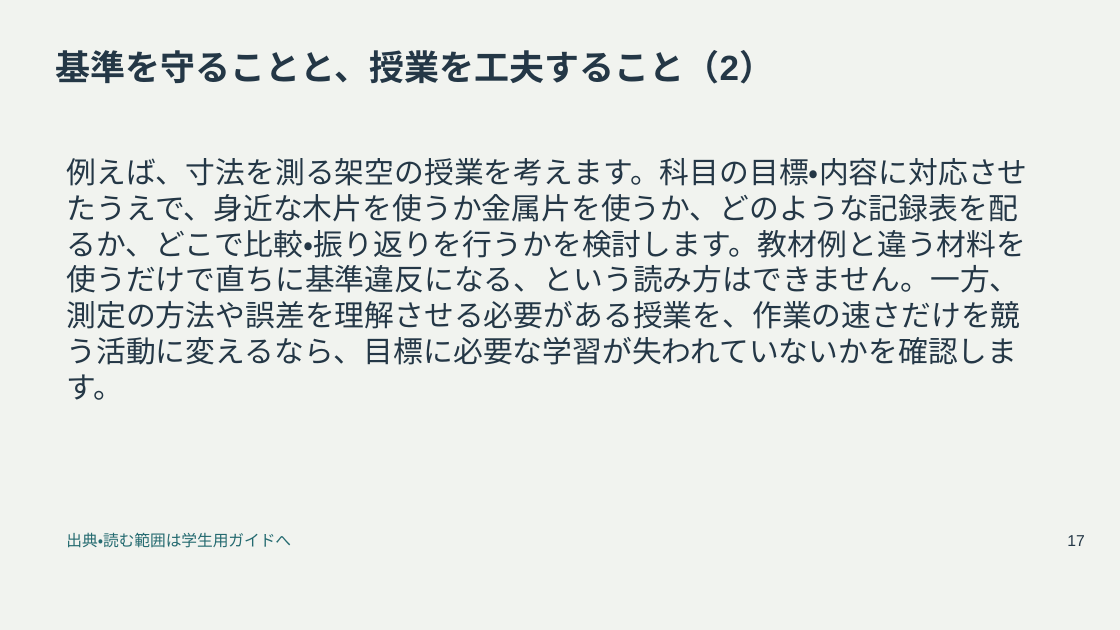
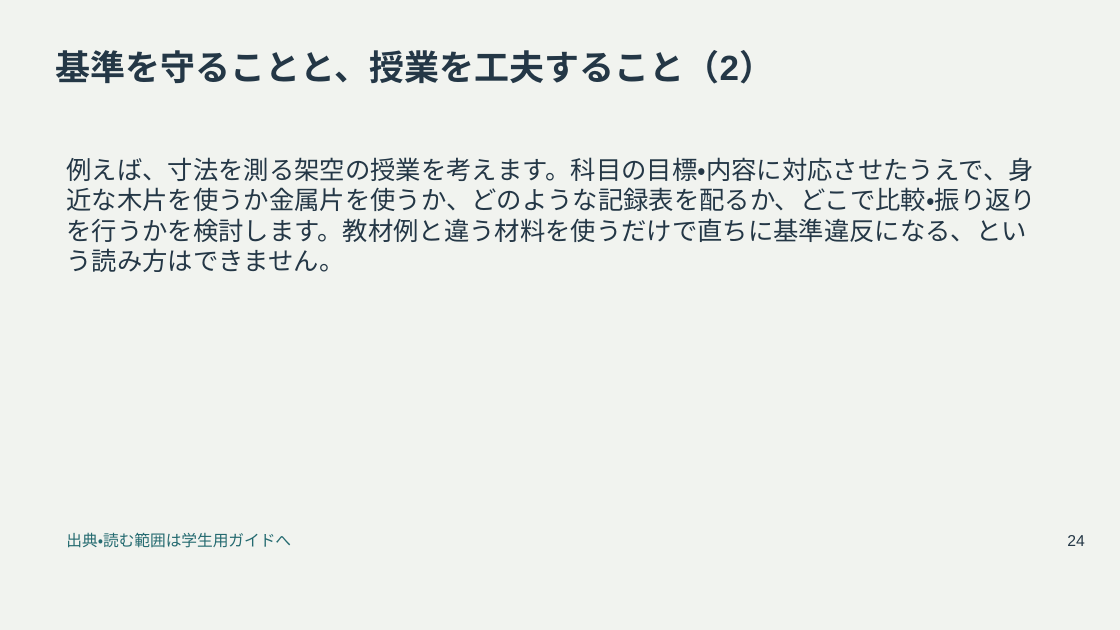
Before and after one commit to zooc-14calbp/industrial-education-i, a slide deck: slide 24 of reorganized/20261105/main/05/slides.pptx (slide 17 before the commit). Drawn at 1120x630 pixels with LibreOffice and Linux fonts; fonts in the diff are those of the drawing. Boxes give left, top, right and bottom in pixels: in the first picture for what was removed or moved away, otherwise in the second. Text is boxed around its words. In the diff, an @@ line names an element or a change of style, - is before the commit and + after.

```diff
--- a/reorganized/20261105/main/05/slides.pptx
+++ b/reorganized/20261105/main/05/slides.pptx
@@ text at (67,157,1037,272): text changed; size 25.5 to 21.8 pt @@
-例えば、寸法を測る架空の授業を考えます。科目の目標・内容に対応させたうえで、身近な木片を使うか金属片を使うか、どのような記録表を配るか、どこで比較・振り返りを行うかを検討します。教材例と違う材料を使うだけで直ちに基準違反になる、という読み方はできません。一方、測定の方法や誤差を理解させる必要がある授業を、作業の速さだけを競う活動に変えるなら、目標に必要な学習が失われていないかを確認します。
+例えば、寸法を測る架空の授業を考えます。科目の目標・内容に対応させたうえで、身近な木片を使うか金属片を使うか、どのような記録表を配るか、どこで比較・振り返りを行うかを検討します。教材例と違う材料を使うだけで直ちに基準違反になる、という読み方はできません。
@@ text at (1067,535,1084,546): text changed @@
-17
+24
```
Also in this commit, not shown: 24 other slides changed, 19 slides added, 16 other files.
